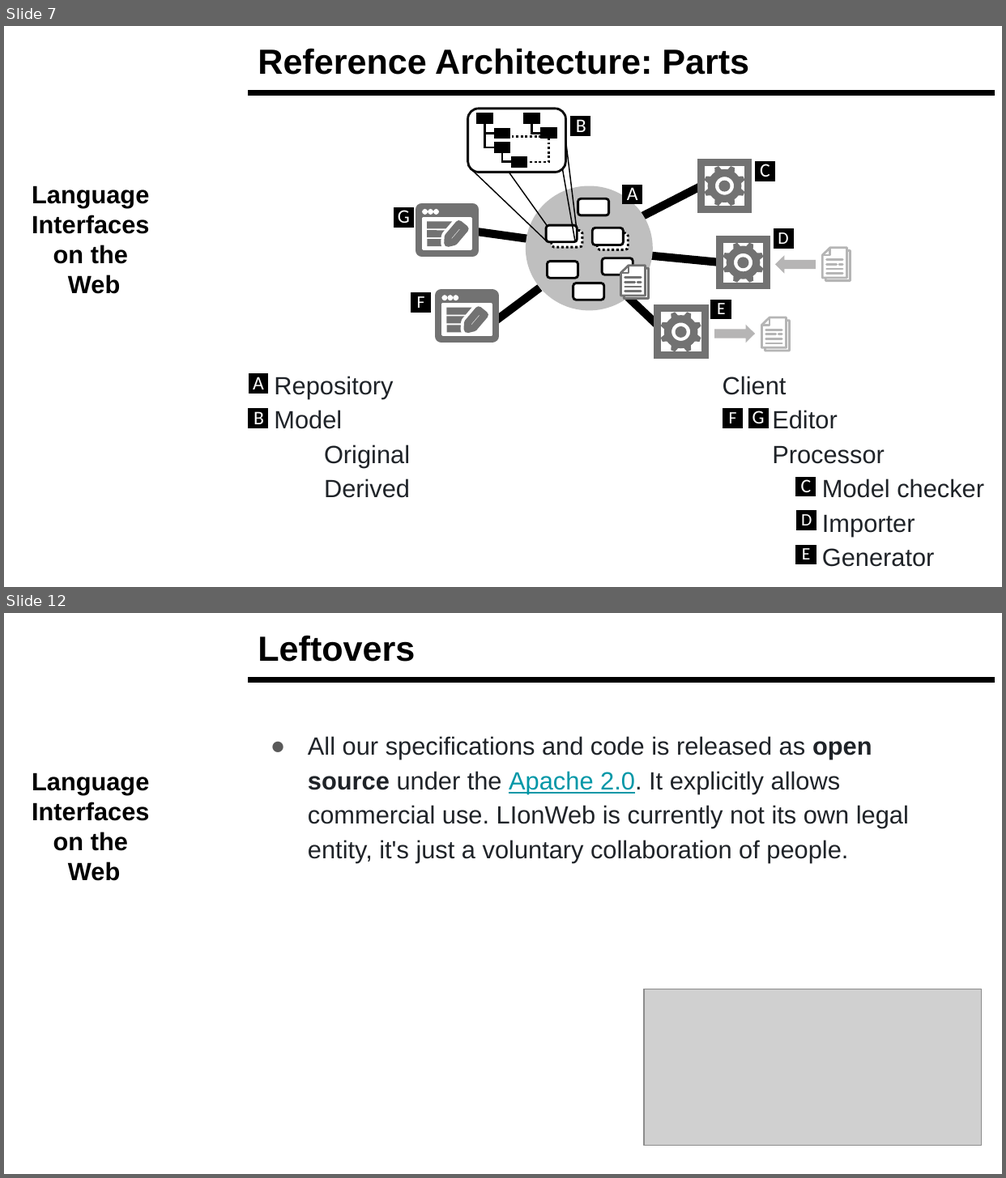
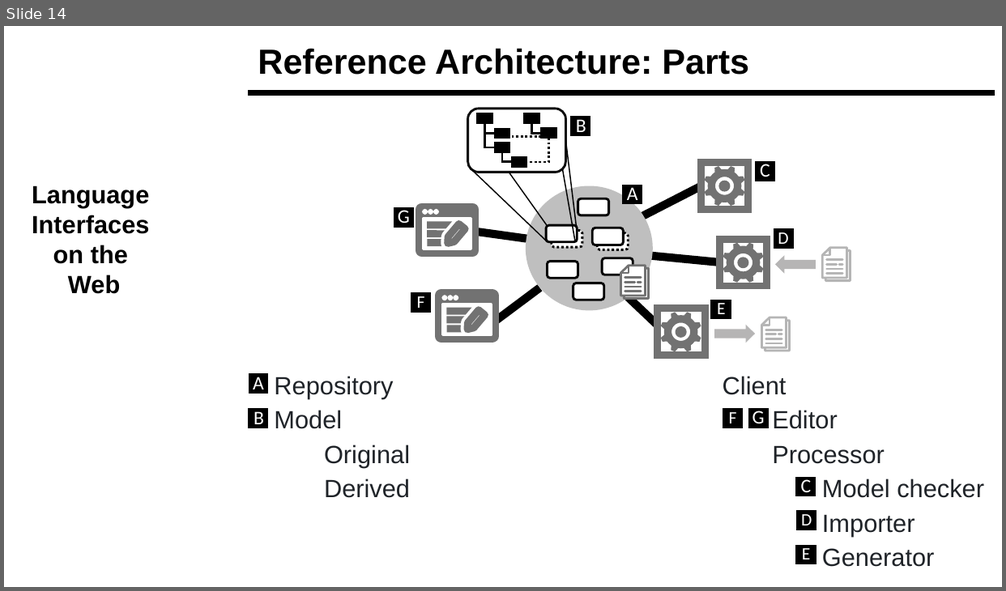
Before and after one commit to LionWeb-io/specification, a slide deck: resources/LangDev Talk.pptx. Shown one above the other, each under a label of ours: slides 7 and 12 before the commit, slide 14 after it; the slides between them are not shown. The pictures are 1006x1178 and 1006x591 pixels, drawn with LibreOffice and Linux fonts; fonts in the diff are those of the drawing; grey boxes stand for pictures; background and template pictures are left out. Boxes give left, top, right and bottom in pixels: in the first picture for what was removed or moved away, otherwise in the second. Text is boxed around its words. In the diff, an @@ line names an element or a change of style, - is before the commit and + after.

```diff
--- a/resources/LangDev Talk.pptx
+++ b/resources/LangDev Talk.pptx
@@ slide 12 removed at [4,613,1002,1174], background #FFFFFF; not listed: 2 template elements that a slide beside it also shows @@
@@ title removed at [258,635,415,662] @@
-Leftovers
@@ text removed at [308,736,909,862] @@
-● All our specifications and code is released as open source under the Apache 2.0. It explicitly allows commercial use. LIonWeb is currently not its own legal entity, it's just a voluntary collaboration of people.
@@ picture removed at [644,989,981,1146] @@
@@ what was slide 7 is now slide 14 @@
```
Also in this commit, not shown: 8 slides changed, 6 slides added, 1 other slide removed.
